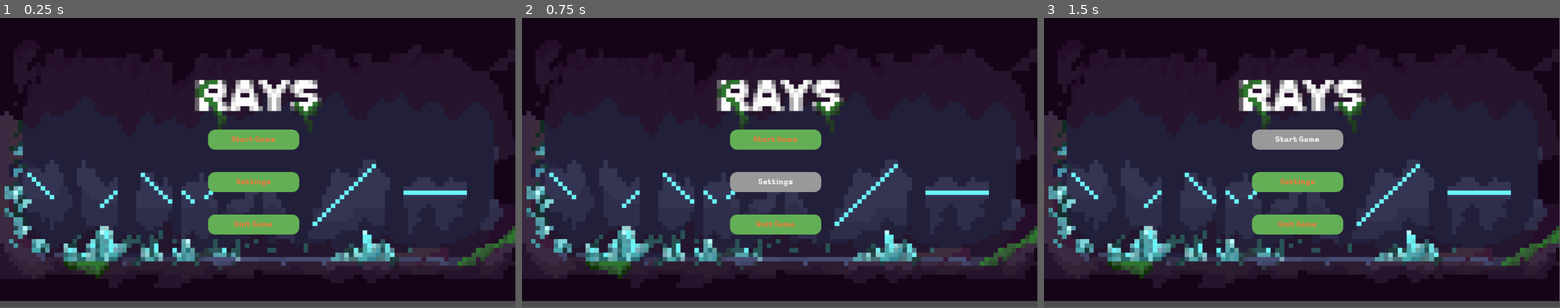
Above: before the commit, frames 1-3 (left to right).
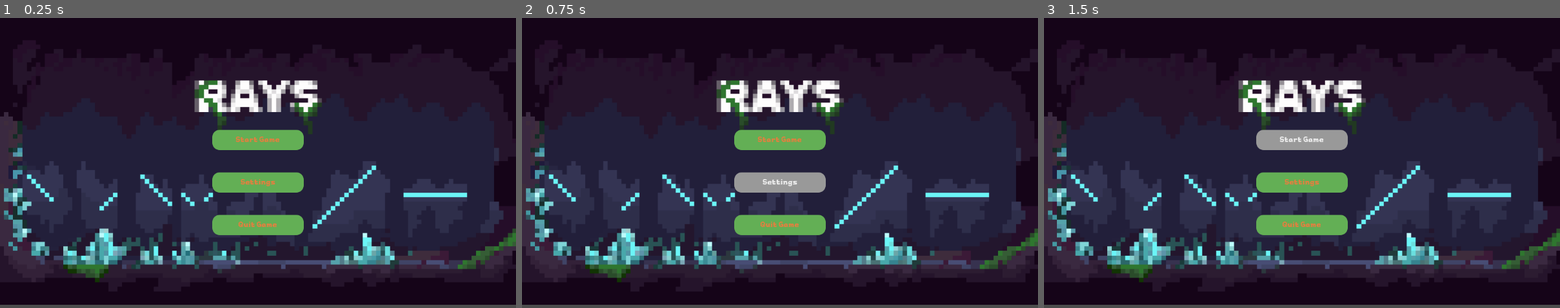
Above: after the commit, the same moments.

Repository: Alfreditann/rays2.1
Game: Godot game, scene res://Scenes/main_menu.tscn
Two runs of this game, one before a commit and one after it. Both use one fixed random seed, a clock stepped at 60 frames per second and the inputs below. The project has no main scene, so this scene is started directly.
Inputs:
- Up to frame 1 (0.25 s): no input
- Up to frame 2 (0.75 s): click "Settings" at 0.5 s
- Up to frame 3 (1.5 s): click "Start Game" at 1.25 s
In our replay, the window is 799x449 before the commit and 800x450 after it. These sizes can differ from the game's own. Grey fills any space a smaller window leaves; there, only what the larger window draws over its background counts as a difference.

The runs differ from the first frame. In frame 1, 8.2% of the frame differs, in the area x 0-100%, y 0-99%; in frame 2, 8.2%; in frame 3, 8.2%.

Commit message:
Added code to Main Menu script, and changed project settings "window" mode from windowed to full screen and changed "window" strech mode from disabled to viewport

Diff:
--- a/rays/GDScripts/main_menu.gd
+++ b/rays/GDScripts/main_menu.gd
@@ -1 +1,13 @@
 extends Control
+
+
+func _on_start_game_pressed() -> void:
+	#get_tree().change_scene_to_file("res://tscn/level_1.tscn")
+	pass
+
+
+func _on_settings_pressed() -> void:
+	pass
+
+func _on_quit_game_pressed() -> void:
+	get_tree().quit()
--- a/rays/Scenes/main_menu.tscn
+++ b/rays/Scenes/main_menu.tscn
@@ -1,5 +1,6 @@
-[gd_scene load_steps=9 format=3 uid="uid://0hda1be71iiq"]
+[gd_scene load_steps=10 format=3 uid="uid://0hda1be71iiq"]
 
+[ext_resource type="Script" uid="uid://dumfc2x44khw" path="res://GDScripts/main_menu.gd" id="1_1ehe0"]
 [ext_resource type="FontFile" uid="uid://d0earjg3lblmr" path="res://Assets/Fonts/pixelmax/Pixelmax-Regular.otf" id="1_28flt"]
 [ext_resource type="Texture2D" uid="uid://cpikebhbgg5d3" path="res://Assets/Sprites/mainmenu-rays.png" id="1_48xlc"]
 
@@ -37,11 +38,21 @@
 anchor_bottom = 1.0
 grow_horizontal = 2
 grow_vertical = 2
+script = ExtResource("1_1ehe0")
 
 [node name="Panel" type="Panel" parent="."]
-layout_mode = 0
-offset_right = 1155.0
-offset_bottom = 634.0
+layout_mode = 1
+anchors_preset = 8
+anchor_left = 0.5
+anchor_top = 0.5
+anchor_right = 0.5
+anchor_bottom = 0.5
+offset_left = -577.5
+offset_top = -325.0
+offset_right = 577.5
+offset_bottom = 317.0
+grow_horizontal = 2
+grow_vertical = 2
 theme_override_styles/panel = SubResource("StyleBoxTexture_28flt")
 
 [node name="VBoxContainer" type="VBoxContainer" parent="."]
@@ -51,9 +62,9 @@
 anchor_top = 0.5
 anchor_right = 0.5
 anchor_bottom = 0.5
-offset_left = -111.0
+offset_left = -102.0
 offset_top = -74.0
-offset_right = 93.0
+offset_right = 102.0
 offset_bottom = 161.0
 grow_horizontal = 2
 grow_vertical = 2
@@ -94,3 +105,7 @@
 theme_override_styles/hover_mirrored = SubResource("StyleBoxFlat_n45e2")
 theme_override_styles/focus = SubResource("StyleBoxEmpty_opfnp")
 text = "Quit Game"
+
+[connection signal="pressed" from="VBoxContainer/StartGame" to="." method="_on_start_game_pressed"]
+[connection signal="pressed" from="VBoxContainer/Settings" to="." method="_on_settings_pressed"]
+[connection signal="pressed" from="VBoxContainer/QuitGame" to="." method="_on_quit_game_pressed"]
--- a/rays/project.godot
+++ b/rays/project.godot
@@ -13,6 +13,11 @@
 config/name="Rays"
 config/features=PackedStringArray("4.5", "Forward Plus")
 config/icon="res://Assets/Objects/icon.svg"
+
+[display]
+
+window/size/mode=3
+window/stretch/mode="viewport"
 
 [input]
 
